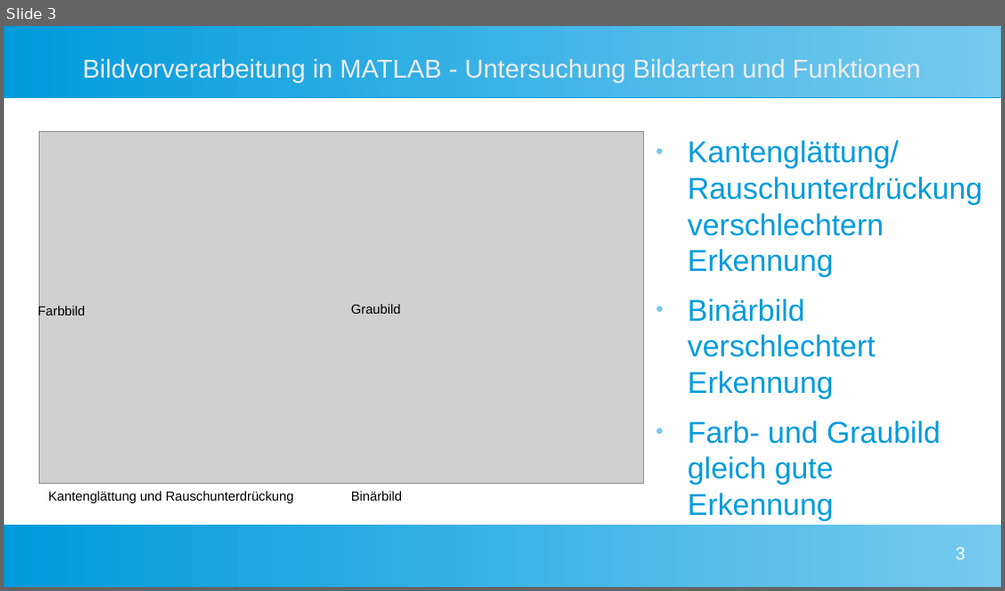
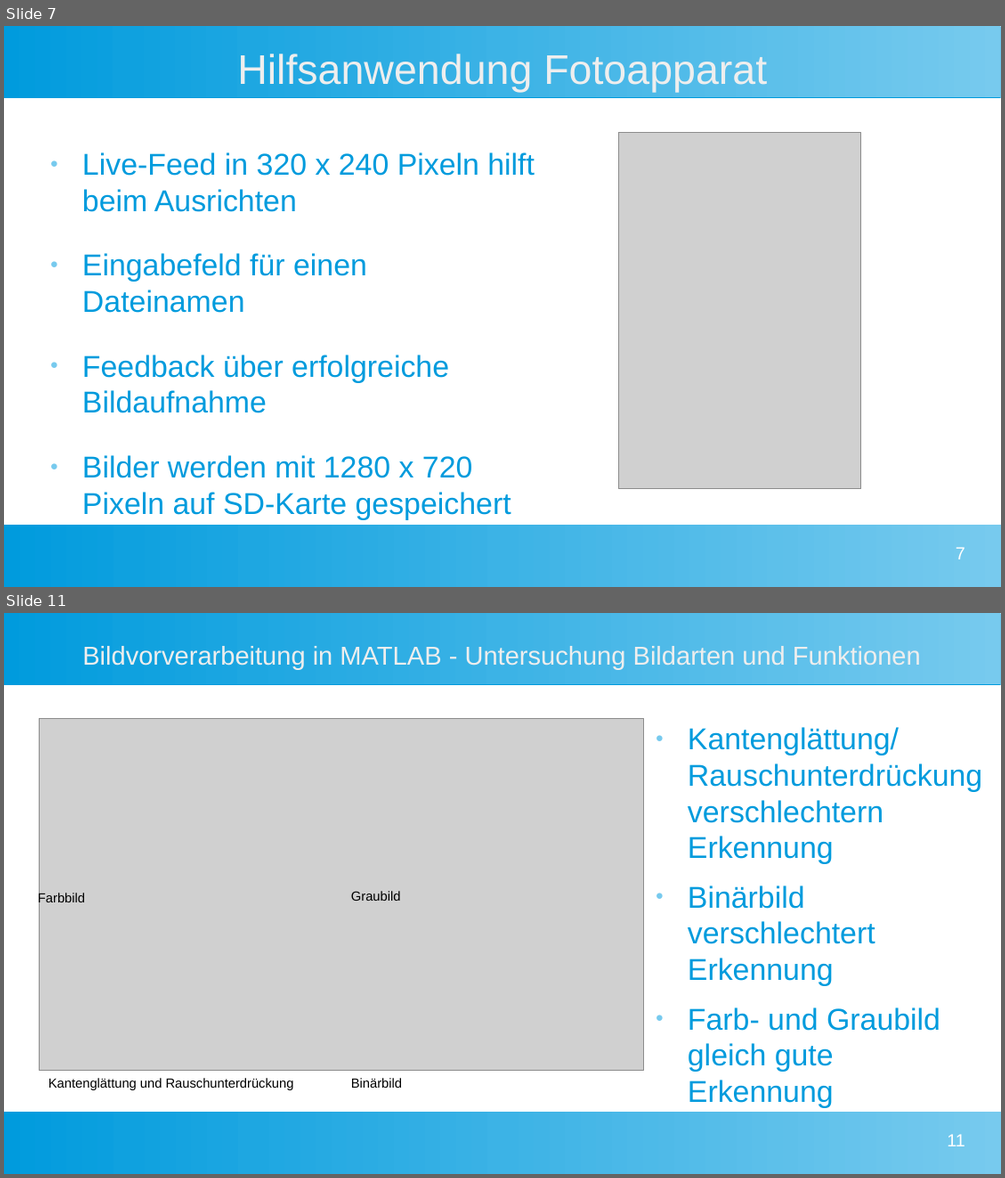
Before and after one commit to Commander-Philip/the-machine-learning-brick, a slide deck: docs/Präsentation.odp. Shown one above the other, each under a label of ours: slide 3 before the commit, slides 7 and 11 after it; the slides between them are not shown. The pictures are 1005x591 and 1005x1178 pixels, drawn with LibreOffice and Linux fonts; fonts in the diff are those of the drawing; grey boxes stand for pictures. Boxes give left, top, right and bottom in pixels: in the first picture for what was removed or moved away, otherwise in the second. Text is boxed around its words. In the diff, an @@ line names an element or a change of style, - is before the commit and + after.

```diff
--- a/docs/Präsentation.odp
+++ b/docs/Präsentation.odp
@@ slide 7 added at (x1=4, y1=26, x2=1001, y2=587), background #FFFFFF; not listed: 2 template elements that a slide beside it also shows @@
@@ title added at (x1=237, y1=54, x2=767, y2=92), 33 pt, text #EEEEEE @@
+Hilfsanwendung Fotoapparat
@@ text added at (x1=82, y1=152, x2=534, y2=519), 24 pt, text #009BDD @@
+● Live-Feed in 320 x 240 Pixeln hilft beim Ausrichten
+● Eingabefeld für einen Dateinamen
+● Feedback über erfolgreiche Bildaufnahme
+● Bilder werden mit 1280 x 720 Pixeln auf SD-Karte gespeichert
@@ picture added at (x1=618, y1=133, x2=860, y2=489) @@
@@ page number added at (x1=955, y1=547, x2=965, y2=559), 14 pt, text #FFFFFF @@
+7
@@ what was slide 3 is now slide 11 @@
@@ page number at (x1=947, y1=1134, x2=965, y2=1146): text changed @@
-3
+11
```
Also in this commit, not shown: 14 other slides added, 3 slides removed, 4 other files.
